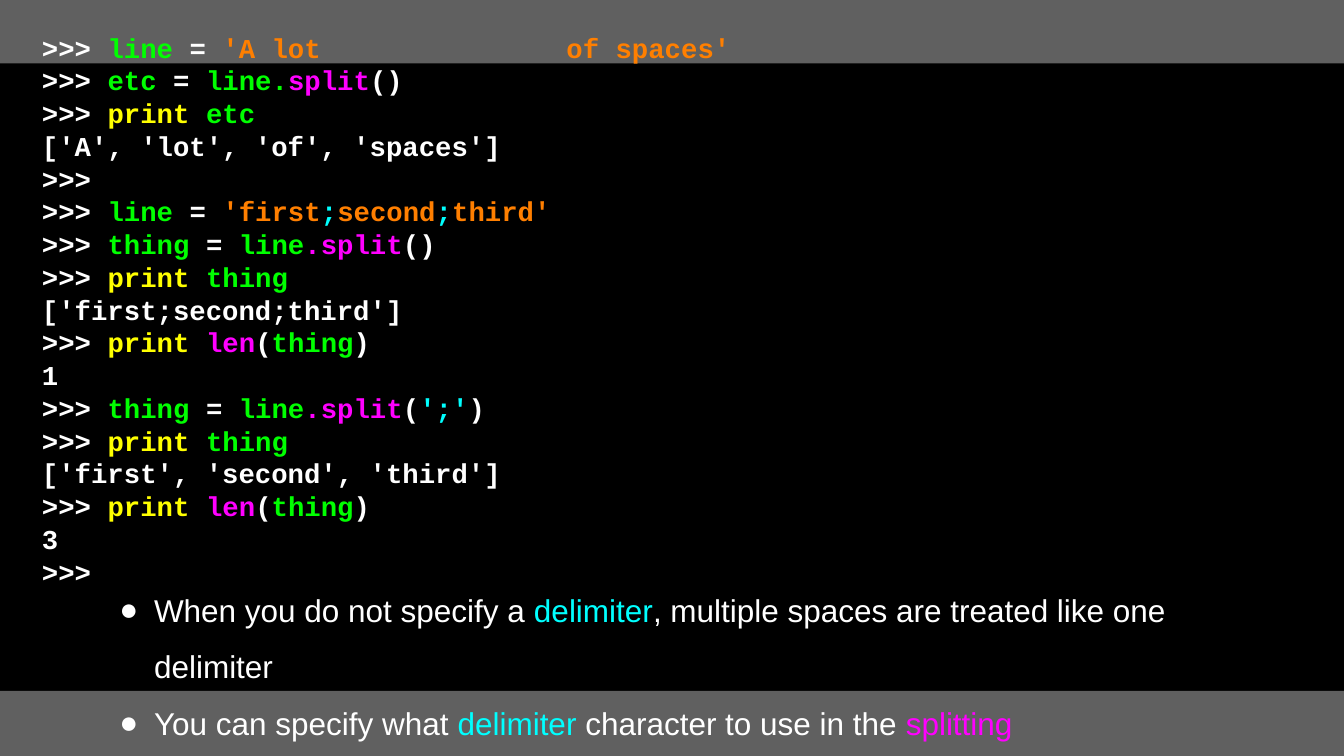
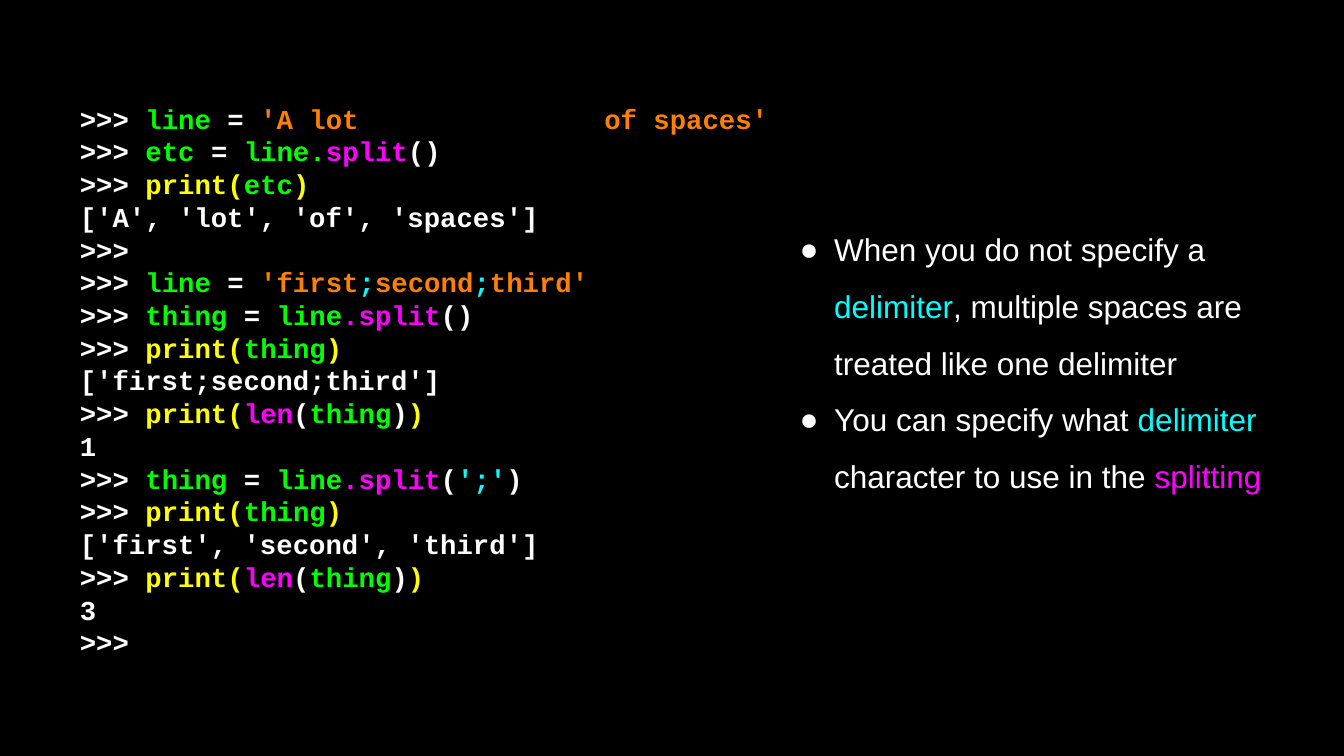
Before and after one commit to csev/py4e, a slide deck: slide 21 of lectures3/Pythonlearn-08-Lists.pptx. Drawn at 1344x756 pixels with LibreOffice and Linux fonts; fonts in the diff are those of the drawing. Boxes give left, top, right and bottom in pixels: in the first picture for what was removed or moved away, otherwise in the second. Text is boxed around its words. In the diff, an @@ line names an element or a change of style, - is before the commit and + after.

```diff
--- a/lectures3/Pythonlearn-08-Lists.pptx
+++ b/lectures3/Pythonlearn-08-Lists.pptx
@@ rectangle removed at (x1=0, y1=0, x2=1344, y2=63) @@
@@ text ">>> line = 'A lot ..." moved from (x1=42, y1=38, x2=731, y2=550) to (x1=80, y1=109, x2=768, y2=621) @@
@@ text at (x1=145, y1=175, x2=309, y2=200): text changed @@
->>> print etc
+>>> print(etc)
@@ text "When you do not specify ..." rewrapped from (x1=154, y1=599, x2=1166, y2=741) to (x1=834, y1=238, x2=1262, y2=494) @@
@@ text at (x1=145, y1=339, x2=342, y2=364): text changed @@
->>> print thing
+>>> print(thing)
@@ text at (x1=145, y1=404, x2=424, y2=429): text changed; text colour #FFFFFF to #FFFF00 @@
->>> print len(thing)
+>>> print(len(thing))
@@ text at (x1=145, y1=502, x2=342, y2=527): text changed @@
->>> print thing
+>>> print(thing)
@@ text at (x1=145, y1=568, x2=424, y2=593): text changed; text colour #FFFFFF to #FFFF00 @@
->>> print len(thing)
+>>> print(len(thing))
@@ rectangle at (x1=0, y1=691, x2=1344, y2=756): fill #606060 to #000000 @@
```
Also in this commit, not shown: 27 other slides changed, 10 other files.
